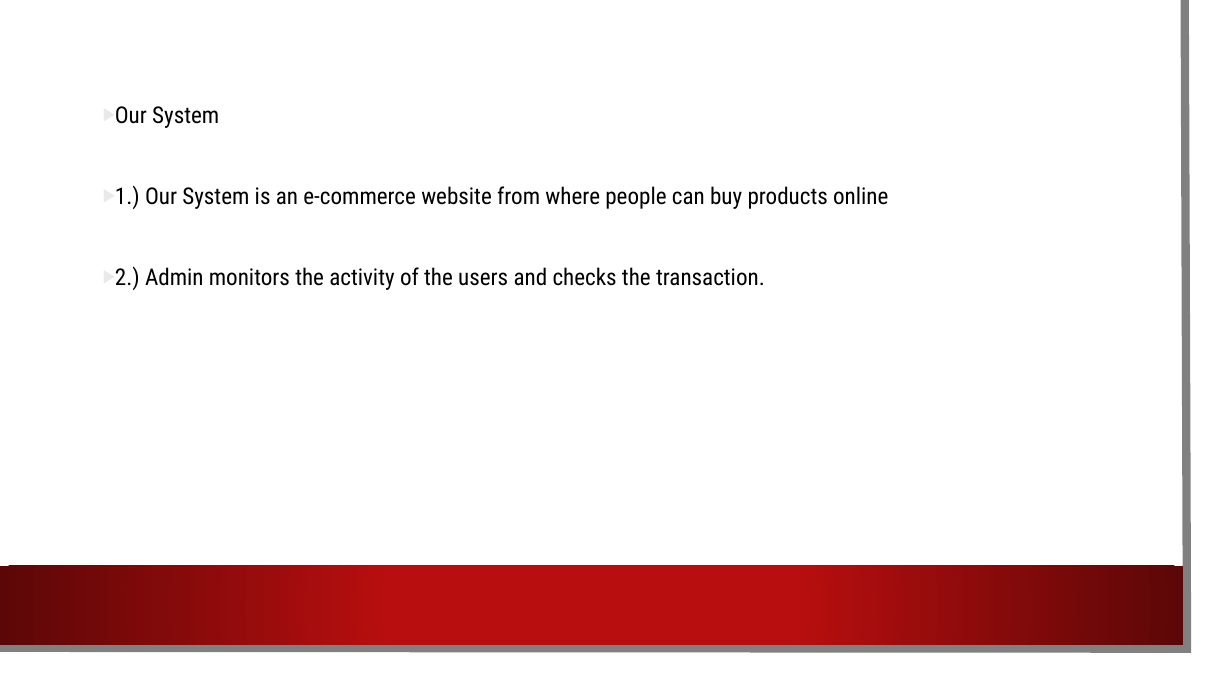
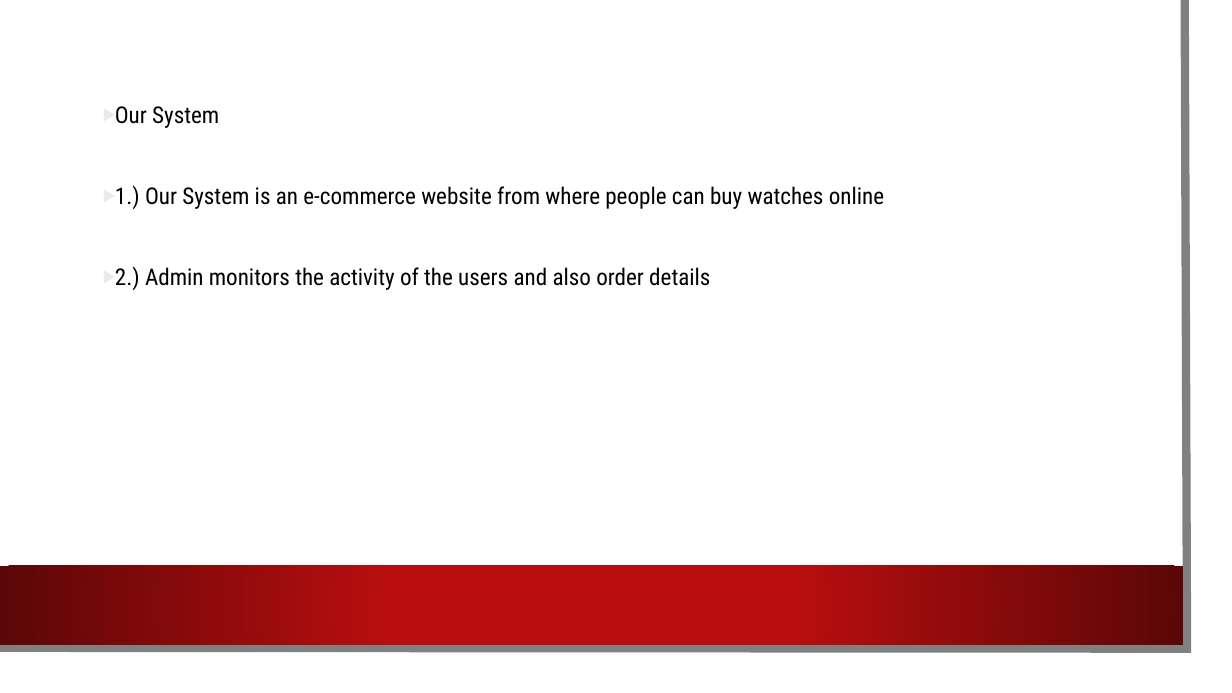
Before and after one commit to saairaam/niit-, a slide deck: slide 8 of ECOMMERCE PROJECT FOR ONLINE SHOPPING (1).pptx. Drawn at 1232x693 pixels with LibreOffice and Linux fonts; fonts in the diff are those of the drawing; background and template pictures are left out. Boxes give left, top, right and bottom in pixels: in the first picture for what was removed or moved away, otherwise in the second. Text is boxed around its words. In the diff, an @@ line names an element or a change of style, - is before the commit and + after.

```diff
--- a/ECOMMERCE PROJECT FOR ONLINE SHOPPING (1).pptx
+++ b/ECOMMERCE PROJECT FOR ONLINE SHOPPING (1).pptx
@@ text at <box>115,185,884,290</box>: text changed @@
-▶ 1.) Our System is an e-commerce website from where people can buy products online
-▶ 2.) Admin monitors the activity of the users and checks the transaction.
+▶ 1.) Our System is an e-commerce website from where people can buy watches online
+▶ 2.) Admin monitors the activity of the users and also order details
```
Also in this commit, not shown: 3 other slides changed, 7 slides removed.
